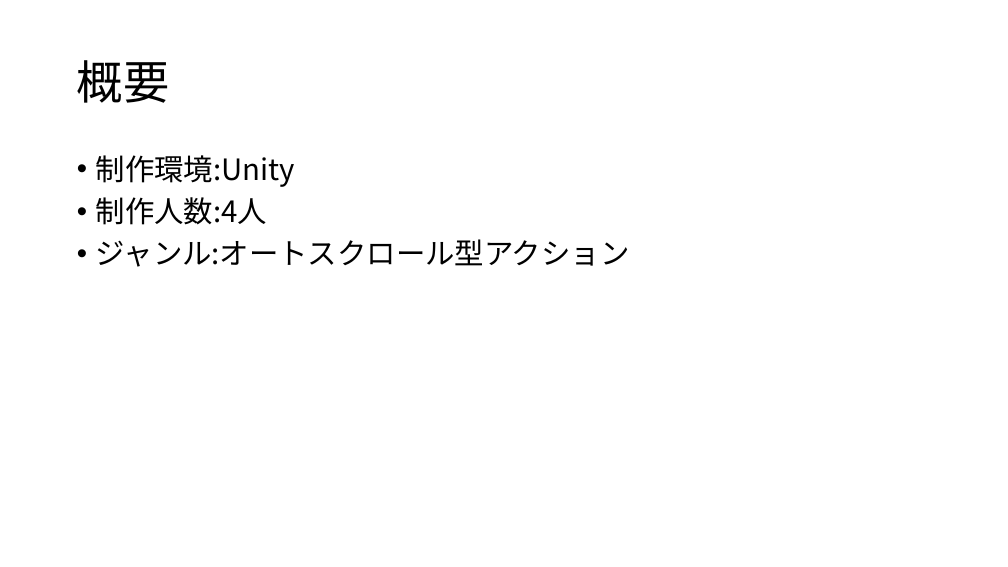
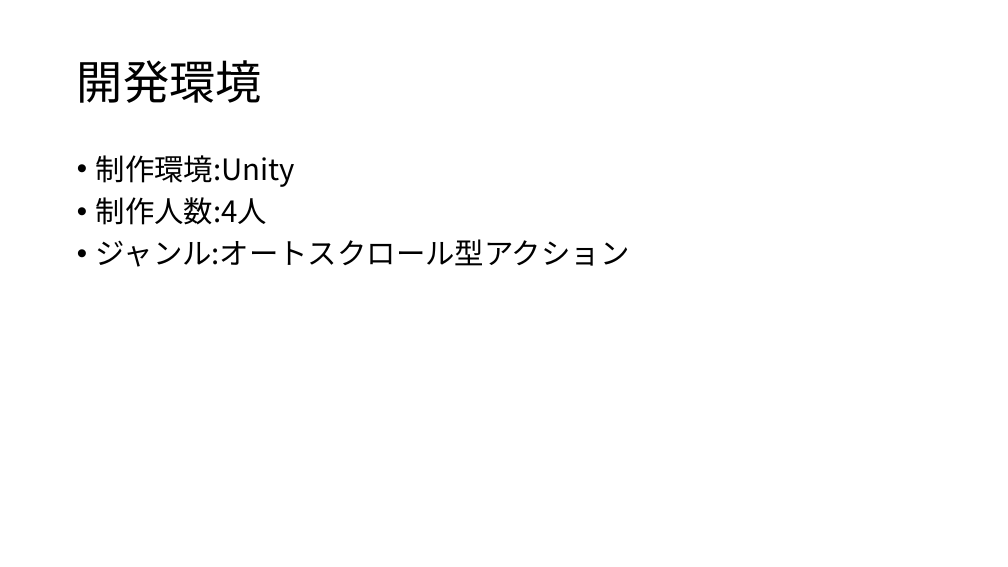
Before and after one commit to Hyde306/UniMan, a slide deck: slide 2 of チーム制作.pptx. Drawn at 1008x567 pixels with LibreOffice and Linux fonts; fonts in the diff are those of the drawing. Boxes give left, top, right and bottom in pixels: in the first picture for what was removed or moved away, otherwise in the second. Text is boxed around its words. In the diff, an @@ line names an element or a change of style, - is before the commit and + after.

```diff
--- a/チーム制作.pptx
+++ b/チーム制作.pptx
@@ title at (77, 60, 262, 103): text changed @@
-概要
+開発環境
```
Also in this commit, not shown: 1 other slide changed, 2 slides removed.
